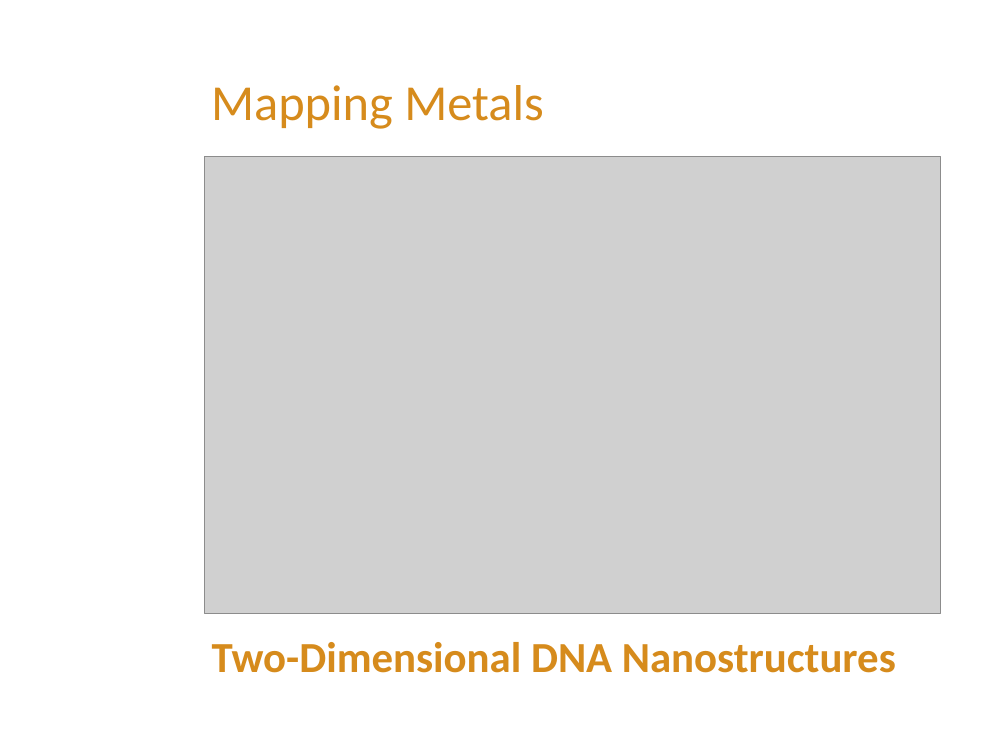
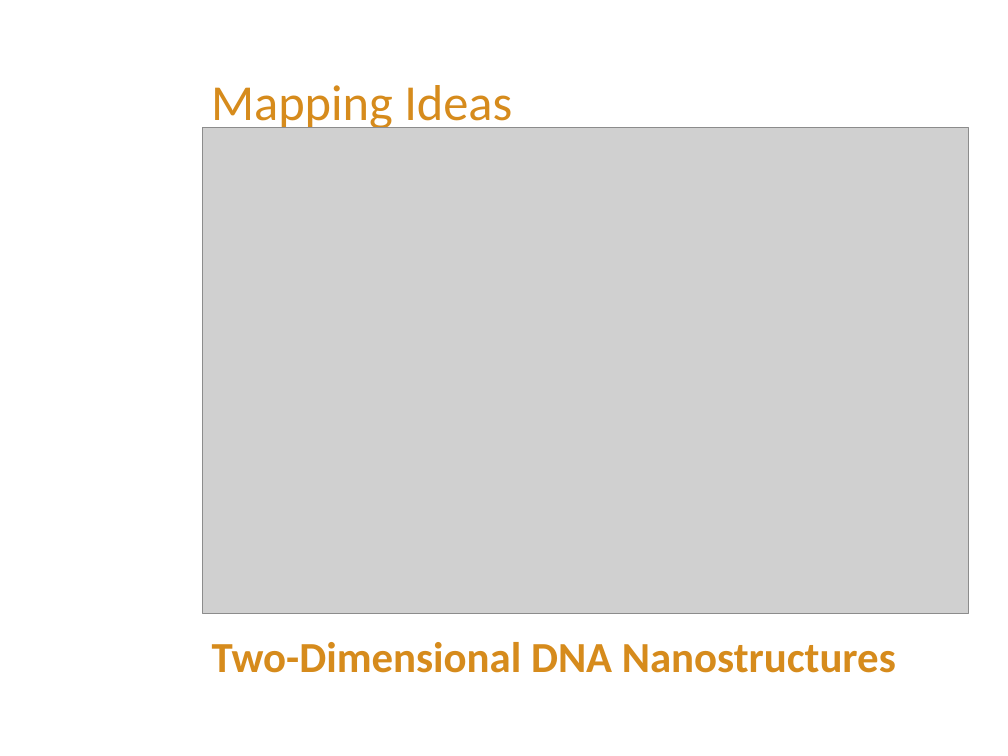
Before and after one commit to FeedMapping/Schema, a slide deck: slide 11 of slide/ppt/Mapping-Out.pptx (slide 9 before the commit). Drawn at 1008x756 pixels with LibreOffice and Linux fonts; fonts in the diff are those of the drawing; grey boxes stand for pictures; background and template pictures are left out. Boxes give left, top, right and bottom in pixels: in the first picture for what was removed or moved away, otherwise in the second. Text is boxed around its words. In the diff, an @@ line names an element or a change of style, - is before the commit and + after.

```diff
--- a/slide/ppt/Mapping-Out.pptx
+++ b/slide/ppt/Mapping-Out.pptx
@@ title at box(211, 85, 512, 131): text changed @@
-Mapping Metals
+Mapping Ideas
@@ picture: place and size @@
-picture at box(205, 156, 940, 613)
+picture at box(203, 128, 969, 614)
```
Also in this commit, not shown: 4 other slides changed, 4 slides added, 1 slide removed.
